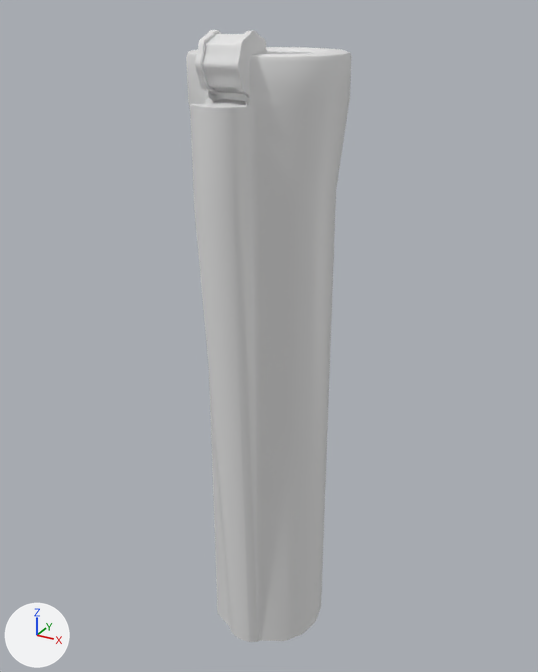
A saved change to the FBX model Assets/Objects/Level_3/Lighter/pip2_lighter_bm.fbx.
Camera for both pictures: a 50 mm lens placed at (0.0402, -0.0729, 0.0434), pointed at (0.0, 0.0, 0.0069). Lighting does not change. The marker at lower left points along +X, +Y and +Z.

Objects in the first picture: 'lighter'.
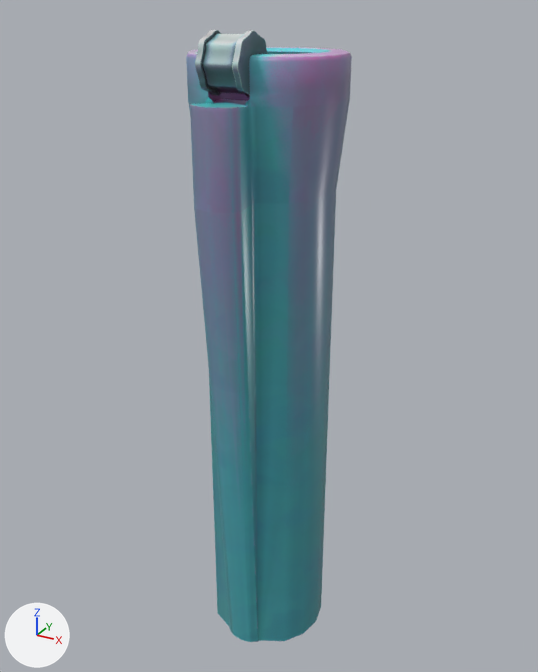
Where the change shows, as pixel boxes (x1, y1, x2, y2) in the pictures (538 x 672 px):
'lighter', recoloured, surface changed: (186, 30, 352, 642) in both
part 1 of me_cylinder, recoloured: (186, 51, 350, 642) in both
part 2 of me_cylinder, surface changed (grey to cyan): (188, 30, 352, 628) in both

The change, as a diff of the scene's bpy script:
```diff
--- a/Assets/Objects/Level_3/Lighter/pip2_lighter_bm.fbx.py
+++ b/Assets/Objects/Level_3/Lighter/pip2_lighter_bm.fbx.py
@@ mat_igniter @@
+mat_igniter = bpy.data.materials.new('igniter')
+# uses the picture img_lighter_igniter_alpha_png
+# uses the picture img_lighter_igniter_basecolor_png
+# uses the picture img_lighter_igniter_emission_png
+# uses the picture img_lighter_igniter_metallic_png
+# uses the picture img_lighter_igniter_normal_png
+# uses the picture img_lighter_igniter_roughness_png
@@ mat_body @@
+mat_body = bpy.data.materials.new('body')
+# uses the picture img_lighter_body_alpha_png
+# uses the picture img_lighter_body_basecolor_png
+# uses the picture img_lighter_body_emission_png
+# uses the picture img_lighter_body_metallic_png
+# uses the picture img_lighter_body_normal_png
+# uses the picture img_lighter_body_roughness_png
@@ me_cylinder @@
 me_cylinder.from_pydata(...)  # 826 vertices, 838 faces; spans x -0.0087..0.0087, y -0.0122..0.0086, z -0.035..0.0415
+# me_cylinder part 1: 262 of the faces centred in x -0.0083..0.0083, y -0.0121..0.0083, z -0.035..0.0394 switch from no material to mat_body
+# me_cylinder part 2: texture (UV) coordinates of 713 of 838 faces, centred in x -0.008..0.0083, y -0.0102..0.0083, z -0.035..0.0415, changed; they spanned u 0.0..1.0, v 0.0..0.94 and now span u 0.01..1.0, v 0.0..0.94
+me_cylinder.materials.append(mat_igniter)
```
